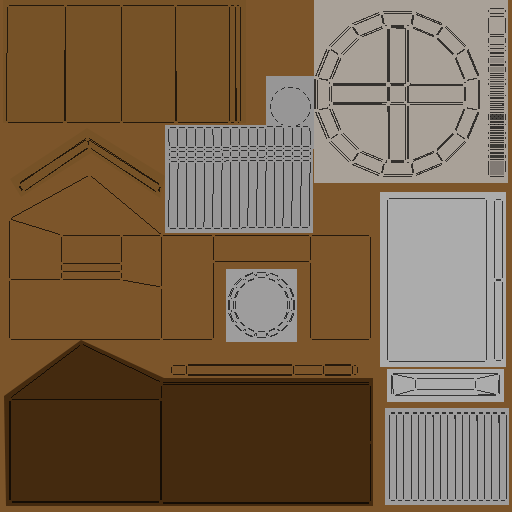
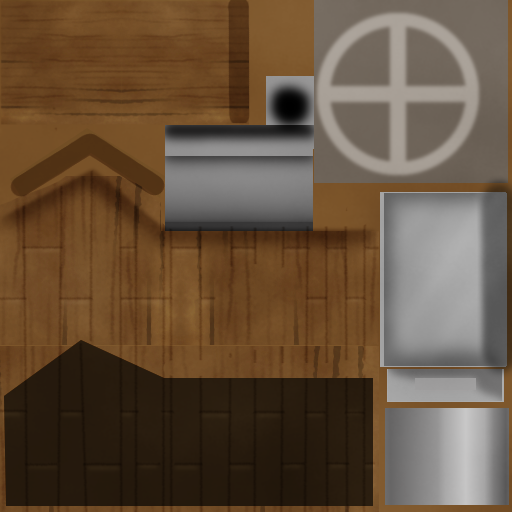
Layered file, before and after one edit (512 × 512). Changes by layer:
added layer "overall_noise copy" (soft light, 50%) above "brim" over [0, 0, 512, 512]
added layer "brim" (soft light, 53%) above "gear_shadow #1" over [10, 0, 250, 198]
added layer "gear_shadow #3" (soft light) above "gear_shadow #2" over [326, 22, 470, 166]
added layer "gear_shadow #2" (soft light) above "gear_shadow" over [314, 0, 486, 183]
added layer "roll_light #3" (soft light) above "roll_light #2" over [438, 408, 494, 505]
added layer "roll_light #2" (soft light) above "roll_light #1" over [385, 408, 446, 505]
hid "uv" over [6, 5, 507, 504]
added layer "shadow_roof" (soft light) above "pattern_light" over [0, 148, 395, 264]
added layer "pattern_light" (soft light, 33%) above "pattern_h" over [0, 243, 379, 475]
added layer "pattern_h" (soft light, 50%) above "pattern_v" over [0, 244, 381, 468]
added layer "pattern_v" (soft light, 50%) above "pattern_v #2" over [21, 106, 368, 512]
added layer "inside copy #1" (saturation) above "inside copy" over [4, 340, 373, 506]
added layer "inside copy" (soft light) above "inside" over [4, 340, 373, 506]
hid "inside" over [4, 340, 373, 506]
added layer "wood copy_m2_m25_m20" above "wood" over [0, 1, 379, 512]
added layer "door_light #3" (soft light, 45%) above "door_light #2" over [384, 193, 507, 387]
added layer "door_light #2" (soft light, 29%) above "door_light #1" over [323, 136, 512, 426]
added layer "door_light #1" (hard light, 39%) above "door_light copy" over [384, 193, 507, 366]
added layer "door_light copy" (hard light, 46%) above "door_handle copy" over [476, 174, 512, 382]
added layer "door copy" above "door" over [384, 193, 507, 401]
added layer "chimney_shadow" (soft light) above "chimney_shadow #4" over [165, 128, 314, 186]
added layer "chimney_shadow #5" (soft light, 38%) above "chimney_shadow #3" over [165, 125, 314, 156]
added layer "chimney_gradient" above "chimney" over [165, 130, 314, 233]
…and 7 more changes (7 added)
